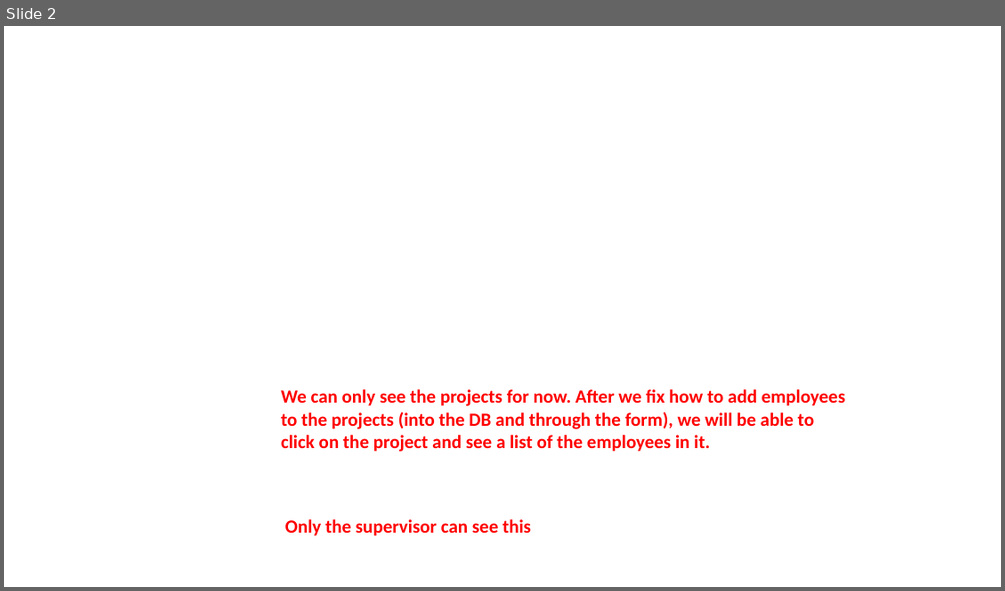
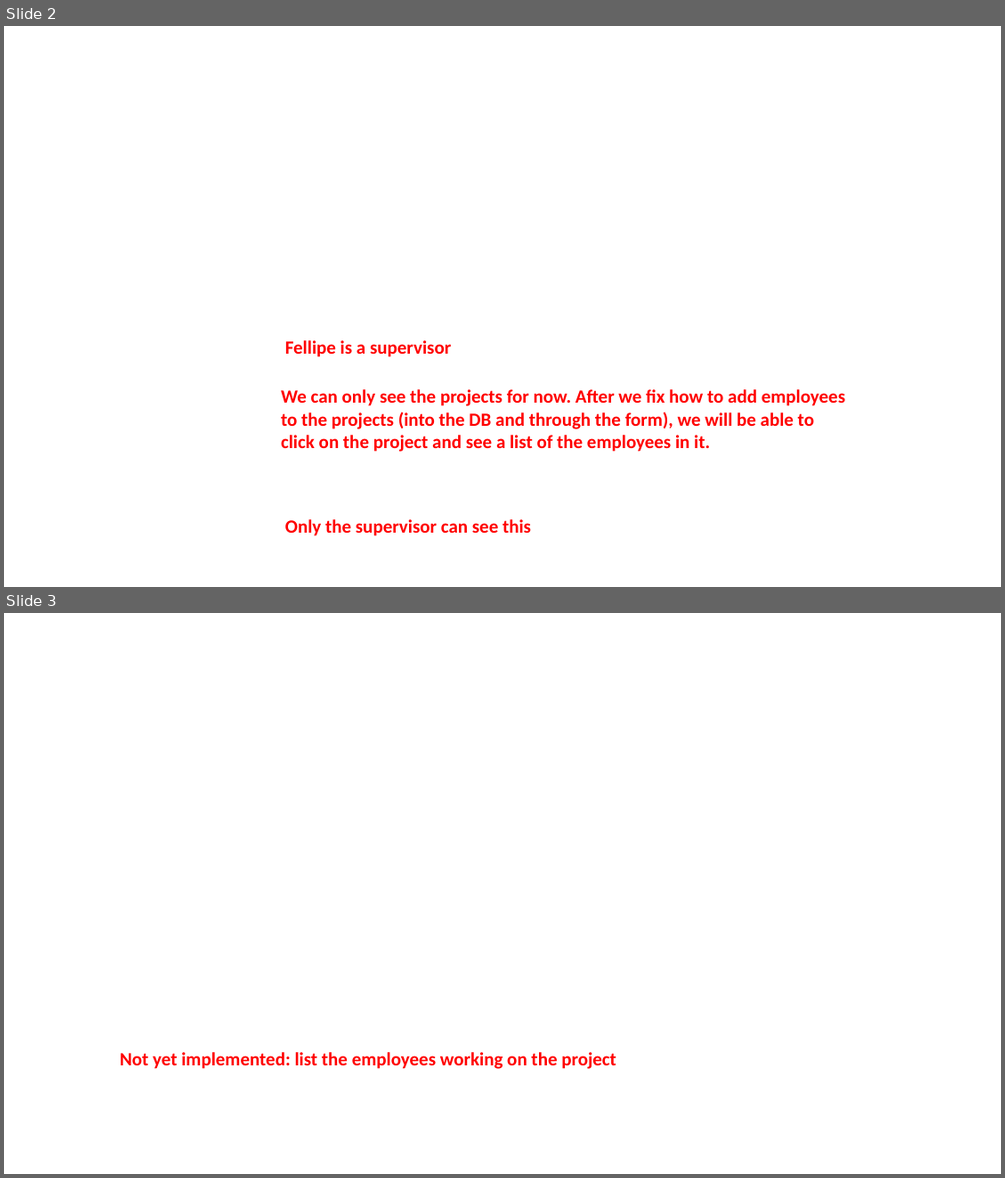
Before and after one commit to TurtleDynasty/peer-eval-system, a slide deck: done parts.pptx. Shown one above the other, each under a label of ours: slide 2 before the commit, slides 2 and 3 after it. The pictures are 1005x591 and 1005x1178 pixels, drawn with LibreOffice and Linux fonts; fonts in the diff are those of the drawing; background and template pictures are left out. Boxes give left, top, right and bottom in pixels: in the first picture for what was removed or moved away, otherwise in the second. Text is boxed around its words. In the diff, an @@ line names an element or a change of style, - is before the commit and + after.

```diff
--- a/done parts.pptx
+++ b/done parts.pptx
@@ slide 3 added at box(4, 613, 1001, 1174), background picture (left out) @@
@@ text added at box(120, 1052, 616, 1069), 18 pt, text #FF0000, bold @@
+Not yet implemented: list the employees working on the project
@@ slide 2 changed as well @@
@@ text added at box(285, 340, 451, 357), 18 pt, text #FF0000, bold @@
+Fellipe is a supervisor
```
Also in this commit, not shown: 1 other slide changed, 8 other slides added, 9 slides removed.
